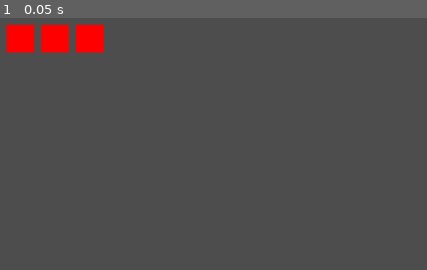
Above: before the commit, frame 1.
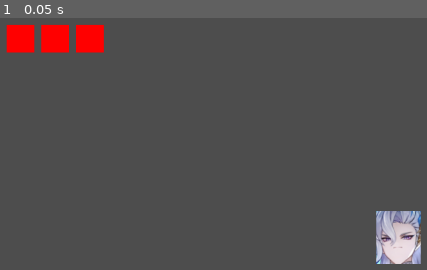
Above: after the commit, the same moment.

Repository: SamKerubin/Demo-Juego
Game: Godot game, scene res://Scenes/Maps/Map1.tscn
Same seed, same stepped clock (60 frames per second), same inputs: the game is played once before the commit and once after it.
Inputs:
- Up to frame 1 (0.05 s): no input

The runs differ from the first frame. In frame 1, 2.2% of the frame differs, in the area x 88-99%, y 76-98%.

Commit message:
movement, falta arreglarlo y los enemigos tambien

Diff:
--- a/Resources/Entity-Components/area_component.tres
+++ b/Resources/Entity-Components/area_component.tres
@@ -5,5 +5,5 @@
 [resource]
 script = ExtResource("1_c26rq")
 type = "Capsule"
-size = Vector2(22, 22)
+size = Vector2(22, 10)
 metadata/_custom_type_script = "uid://ct1b330pboi8h"
--- a/Scenes/Entity-Component/DamageComponent.tscn
+++ b/Scenes/Entity-Component/DamageComponent.tscn
@@ -1,15 +1,12 @@
-[gd_scene load_steps=3 format=3 uid="uid://bv4jt0x42luom"]
+[gd_scene load_steps=2 format=3 uid="uid://bv4jt0x42luom"]
 
 [ext_resource type="Script" uid="uid://bwejdj0jv0gxm" path="res://Scripts/Entity-Component/damage_component.gd" id="1_1lk6x"]
-
-[sub_resource type="CapsuleShape2D" id="CapsuleShape2D_fb2d3"]
 
 [node name="DamageComponent" type="Area2D"]
 collision_mask = 10
 script = ExtResource("1_1lk6x")
 
 [node name="CollisionShape2D" type="CollisionShape2D" parent="."]
-shape = SubResource("CapsuleShape2D_fb2d3")
 debug_color = Color(0, 0.437668, 0.285454, 0.42)
 
 [connection signal="body_entered" from="." to="." method="_on_entity_entered"]
--- /dev/null
+++ b/Scenes/Entity-Component/MovementComponent.tscn
@@ -0,0 +1,6 @@
+[gd_scene load_steps=2 format=3 uid="uid://b11bslveifvoj"]
+
+[ext_resource type="Script" uid="uid://cy1r5qc4p5jtk" path="res://Scripts/Entity-Component/movement_component.gd" id="1_rftc3"]
+
+[node name="MovementComponent" type="Node"]
+script = ExtResource("1_rftc3")
--- a/Scenes/Player/Player.tscn
+++ b/Scenes/Player/Player.tscn
@@ -1,40 +1,157 @@
-[gd_scene load_steps=8 format=3 uid="uid://d4k1lf8vcof2y"]
+[gd_scene load_steps=16 format=3 uid="uid://d4k1lf8vcof2y"]
 
 [ext_resource type="Script" uid="uid://dh4gmyvqnp31m" path="res://Scripts/Player/player.gd" id="1_s0eop"]
 [ext_resource type="PackedScene" uid="uid://bv4jt0x42luom" path="res://Scenes/Entity-Component/DamageComponent.tscn" id="2_h54ih"]
-[ext_resource type="Resource" uid="uid://ble0ijnbj40lx" path="res://Resources/Player/player_stats.tres" id="2_jmcll"]
+[ext_resource type="Resource" uid="uid://bouxxd3tekpw2" path="res://Resources/Player/player_stats.tres" id="2_jmcll"]
 [ext_resource type="PackedScene" uid="uid://b3w8c8rj6xk31" path="res://Scenes/Player/HealthContainers/HealthContainer.tscn" id="2_ude3g"]
+[ext_resource type="Texture2D" uid="uid://ddbf54qmrqjs8" path="res://Assets/Player/Player_Sprite.png" id="3_fk5o5"]
 [ext_resource type="PackedScene" uid="uid://br8wph2pynlw7" path="res://Scenes/Entity-Component/HealthComponent.tscn" id="3_ude3g"]
-[ext_resource type="Resource" uid="uid://d0dlqxcgamxek" path="res://Resources/Entity-Components/area_component.tres" id="5_4wape"]
+[ext_resource type="Script" uid="uid://ct1b330pboi8h" path="res://Scripts/Entity-Component/area_component.gd" id="6_fk5o5"]
+[ext_resource type="PackedScene" uid="uid://b11bslveifvoj" path="res://Scenes/Entity-Component/MovementComponent.tscn" id="7_t26db"]
+
+[sub_resource type="Animation" id="Animation_t26db"]
+length = 0.001
+tracks/0/type = "value"
+tracks/0/imported = false
+tracks/0/enabled = true
+tracks/0/path = NodePath(".:hitted")
+tracks/0/interp = 1
+tracks/0/loop_wrap = true
+tracks/0/keys = {
+"times": PackedFloat32Array(0),
+"transitions": PackedFloat32Array(1),
+"update": 1,
+"values": [false]
+}
+tracks/1/type = "value"
+tracks/1/imported = false
+tracks/1/enabled = true
+tracks/1/path = NodePath(".:attacked")
+tracks/1/interp = 1
+tracks/1/loop_wrap = true
+tracks/1/keys = {
+"times": PackedFloat32Array(0),
+"transitions": PackedFloat32Array(1),
+"update": 1,
+"values": [true]
+}
+tracks/2/type = "value"
+tracks/2/imported = false
+tracks/2/enabled = true
+tracks/2/path = NodePath("DamageComponent:monitoring")
+tracks/2/interp = 1
+tracks/2/loop_wrap = true
+tracks/2/keys = {
+"times": PackedFloat32Array(0),
+"transitions": PackedFloat32Array(1),
+"update": 1,
+"values": [false]
+}
+
+[sub_resource type="Animation" id="Animation_4wape"]
+resource_name = "Up_Damage_Animation"
+length = 0.6
+tracks/0/type = "value"
+tracks/0/imported = false
+tracks/0/enabled = true
+tracks/0/path = NodePath(".:hitted")
+tracks/0/interp = 1
+tracks/0/loop_wrap = true
+tracks/0/keys = {
+"times": PackedFloat32Array(0, 0.6),
+"transitions": PackedFloat32Array(1, 1),
+"update": 1,
+"values": [true, false]
+}
+
+[sub_resource type="Animation" id="Animation_fk5o5"]
+resource_name = "Attack_Done"
+tracks/0/type = "value"
+tracks/0/imported = false
+tracks/0/enabled = true
+tracks/0/path = NodePath(".:attacked")
+tracks/0/interp = 1
+tracks/0/loop_wrap = true
+tracks/0/keys = {
+"times": PackedFloat32Array(0, 1),
+"transitions": PackedFloat32Array(1, 1),
+"update": 1,
+"values": [true, false]
+}
+tracks/1/type = "value"
+tracks/1/imported = false
+tracks/1/enabled = true
+tracks/1/path = NodePath("DamageComponent:monitoring")
+tracks/1/interp = 1
+tracks/1/loop_wrap = true
+tracks/1/keys = {
+"times": PackedFloat32Array(0, 1),
+"transitions": PackedFloat32Array(1, 1),
+"update": 1,
+"values": [true, false]
+}
+
+[sub_resource type="AnimationLibrary" id="AnimationLibrary_fk5o5"]
+_data = {
+&"RESET": SubResource("Animation_t26db"),
+&"attack_done": SubResource("Animation_4wape"),
+&"up_damage_animation": SubResource("Animation_fk5o5")
+}
+
+[sub_resource type="Resource" id="Resource_825xp"]
+script = ExtResource("6_fk5o5")
+type = "Capsule"
+size = Vector2(22, 10)
+metadata/_custom_type_script = "uid://ct1b330pboi8h"
+
+[sub_resource type="Resource" id="Resource_ji083"]
+script = ExtResource("6_fk5o5")
+type = "Capsule"
+size = Vector2(10, 22)
+metadata/_custom_type_script = "uid://ct1b330pboi8h"
 
 [sub_resource type="RectangleShape2D" id="RectangleShape2D_s0eop"]
 
-[node name="Player" type="CharacterBody2D" node_paths=PackedStringArray("damage_component", "health_component", "health_container")]
+[node name="Player" type="CharacterBody2D" node_paths=PackedStringArray("damage_component", "health_component", "movement_component", "health_container")]
 script = ExtResource("1_s0eop")
 stats = ExtResource("2_jmcll")
 damage_component = NodePath("DamageComponent")
 health_component = NodePath("HealthComponent")
+movement_component = NodePath("MovementComponent")
 health_container = NodePath("HealthContainer")
+attacked = true
 
 [node name="Camera2D" type="Camera2D" parent="."]
 
 [node name="Sprite2D" type="Sprite2D" parent="."]
+texture = ExtResource("3_fk5o5")
 
 [node name="HealthContainer" parent="." node_paths=PackedStringArray("player") instance=ExtResource("2_ude3g")]
 player = NodePath("..")
 
+[node name="AnimationPlayer" type="AnimationPlayer" parent="."]
+libraries = {
+&"": SubResource("AnimationLibrary_fk5o5")
+}
+
 [node name="DamageComponent" parent="." node_paths=PackedStringArray("entity") instance=ExtResource("2_h54ih")]
 position = Vector2(-22, 0)
-area = ExtResource("5_4wape")
+monitoring = false
+area = SubResource("Resource_825xp")
 entity = NodePath("..")
 
 [node name="HealthComponent" parent="." node_paths=PackedStringArray("entity") instance=ExtResource("3_ude3g")]
-area = ExtResource("5_4wape")
+monitoring = false
+area = SubResource("Resource_ji083")
+entity = NodePath("..")
+
+[node name="MovementComponent" parent="." node_paths=PackedStringArray("entity") instance=ExtResource("7_t26db")]
 entity = NodePath("..")
 
 [node name="CollisionShape2D" type="CollisionShape2D" parent="."]
 shape = SubResource("RectangleShape2D_s0eop")
 debug_color = Color(0.246537, 0.0145583, 0.312419, 0.42)
 
+[connection signal="do_damage" from="DamageComponent" to="." method="_on_damage_done"]
 [connection signal="on_damage" from="HealthComponent" to="." method="_on_damage_recieved"]
 [connection signal="on_death" from="HealthComponent" to="." method="_game_over"]
--- a/Scripts/Entity-Component/health_component.gd
+++ b/Scripts/Entity-Component/health_component.gd
@@ -2,7 +2,7 @@
 class_name HealthComponent
 
 signal on_death
-signal on_damage
+signal on_damage(damage: float)
 
 @export var area: AreaComponent = load("res://Resources/Entity-Components/area_component.tres")
 
@@ -22,9 +22,7 @@
 
 func _on_damage_recieved(damage: float) -> void:
 	if is_alive:
-		health -= damage
-
-		on_damage.emit()
+		on_damage.emit(damage)
 
 		if health <= 0:
 			is_alive = false
--- /dev/null
+++ b/Scripts/Entity-Component/movement_component.gd
@@ -0,0 +1,14 @@
+extends Node
+class_name MovementComponent
+
+@export_category("Entity")
+@export var entity: CharacterBody2D
+@export var speed: float = 1
+@export var can_move: bool = true
+
+func _move_entity() -> void:
+	var direction: Vector2 = Input.get_vector("D", "A", "W", "S")
+
+	if can_move:
+		entity.velocity = direction.normalized() * (speed * 300)
+		entity.move_and_slide()
--- a/Scripts/Player/PlayerStats.gd
+++ b/Scripts/Player/PlayerStats.gd
@@ -21,8 +21,8 @@
 const MAX_LUCK: float = 2_147_483_647
 const MIN_LUCK: float = -2_147_483_648
 
-@export var health_container: int = 12
-@export var health: float = 6
+@export var health_container: int = 3
+@export var health: float = 3
 @export var damage: float = 3.4
 @export var dmg_multiplier: float = 1
 @export var speed: float = 1
@@ -36,14 +36,12 @@
 	var speed: float = new_stats.get("speed", 0)
 	var luck: float = new_stats.get("luck", 0)
 
-	self.health_container += health_container if health_container < MAX_HEALTH_CONTAINERS \
-											or health_container > MIN_HEALTH_CONTAINERS else 0
-	self.health += health if health < MAX_HEALTH or health > MIN_HEALTH else 0
-	self.damage += damage if damage < MAX_DAMAGE or damage > MIN_DAMAGE else 0
-	self.dmg_multiplier += dmg_multiplier if dmg_multiplier < MAX_DMG_MULIPLIER \
-										or dmg_multiplier > MIN_DMG_MULIPLIER else 0
-	self.speed += speed if speed < MAX_SPEED or speed > MIN_SPEED else 0
-	self.luck += luck if luck < MAX_LUCK or luck > MIN_LUCK else 0
+	self.health_container = clamp(self.health_container + health_container, MIN_HEALTH_CONTAINERS, MAX_HEALTH_CONTAINERS)
+	self.health = clamp(self.health + health, MIN_HEALTH, MAX_HEALTH)
+	self.damage = clamp(self.damage + damage, MIN_DAMAGE, MAX_DAMAGE)
+	self.dmg_multiplier = clamp(self.dmg_multiplier + dmg_multiplier, MIN_DMG_MULIPLIER, MAX_DMG_MULIPLIER)
+	self.speed = clamp(self.speed + speed, MIN_SPEED, MAX_SPEED)
+	self.luck = clamp(self.luck + luck, MIN_LUCK, MAX_LUCK)
 
 	re_asign_stats.emit()
 
--- a/Scripts/Player/player.gd
+++ b/Scripts/Player/player.gd
@@ -6,21 +6,33 @@
 @export_category("Components")
 @export var damage_component: DamageComponent
 @export var health_component: HealthComponent
+@export var movement_component: MovementComponent
 
 @export_category("Health Container")
 @export var health_container: HealthContainer
 @export var hitted: bool = false
+
+@export_category("Player Attack")
+@export var attacked: bool = false
+
+@onready var player_animation: AnimationPlayer = $AnimationPlayer
 
 func _ready() -> void:
 	_re_asign_stats()
 
 	stats.re_asign_stats.connect(_re_asign_stats)
 
-func _physics_process(delta: float) -> void: pass
+func _physics_process(delta: float) -> void:
+	movement_component._move_entity()
 
-func _on_damage_recieved() -> void:
-	pass
-	# Play the damage animation
+func _on_damage_done() -> void:
+	if !attacked:
+		player_animation.play("Attack_Done")
+
+func _on_damage_recieved(damage: float) -> void:
+	if !hitted:
+		player_animation.play("Up_Damage_Animation")
+		health_component.health -= damage
 
 func _game_over() -> void:
 	await get_tree().create_timer(2).timeout
@@ -28,7 +40,8 @@
 
 func _re_asign_stats() -> void:
 	damage_component.damage = stats.damage
-	health_component.health = stats.health
+	health_component.set("health", stats.health)
+	movement_component.speed = stats.speed
 
 	if stats.health_container <= 0:
 		_game_over()
Binary file added: Assets/Player/Player_Sprite.png
Not shown, added: Assets/Player/Player_Sprite.png.import
Not shown: 1 places in Resources/Player/player_stats.tres that only renumber resources
Not shown, added: Scripts/Entity-Component/movement_component.gd.uid
